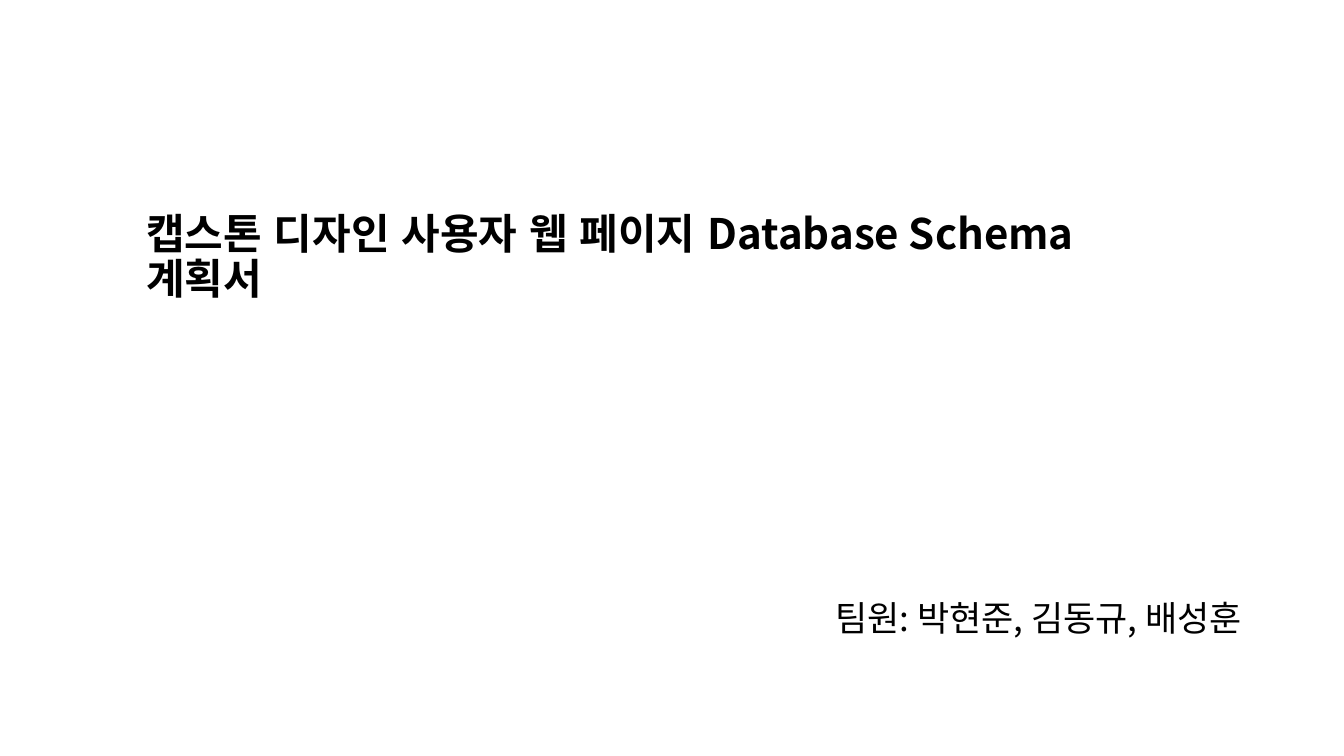
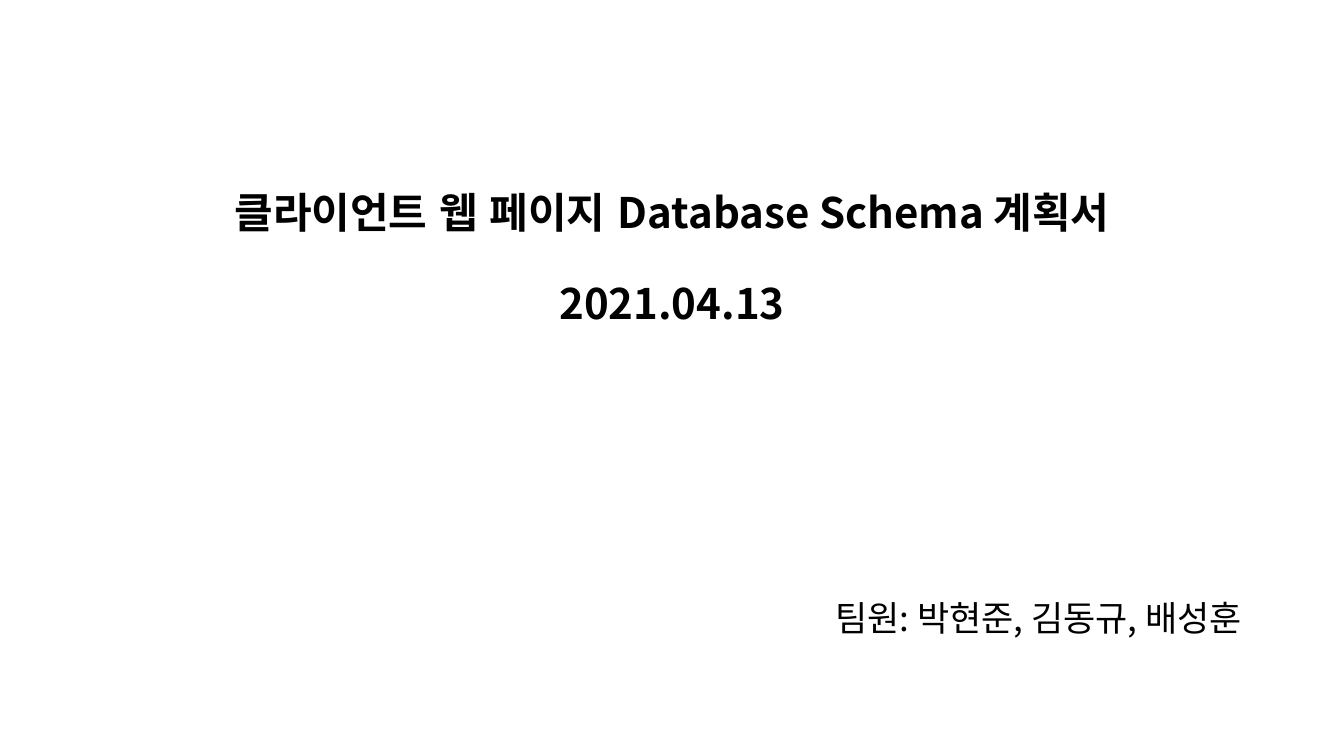
Before and after one commit to PestPlan/document, a slide deck: slide 1 of database/클라이언트 디비 계획서 (20.08.23).pptx. Drawn at 1344x756 pixels with LibreOffice and Linux fonts; fonts in the diff are those of the drawing. Boxes give left, top, right and bottom in pixels: in the first picture for what was removed or moved away, otherwise in the second. Text is boxed around its words. In the diff, an @@ line names an element or a change of style, - is before the commit and + after.

```diff
--- a/database/클라이언트 디비 계획서 (20.08.23).pptx
+++ b/database/클라이언트 디비 계획서 (20.08.23).pptx
@@ title at (234,192,1110,320): text changed @@
-캡스톤 디자인 사용자 웹 페이지 Database Schema 계획서
+클라이언트 웹 페이지 Database Schema 계획서
+2021.04.13
```
Also in this commit, not shown: 1 other slide changed, 1 slide added, 20 other files.
